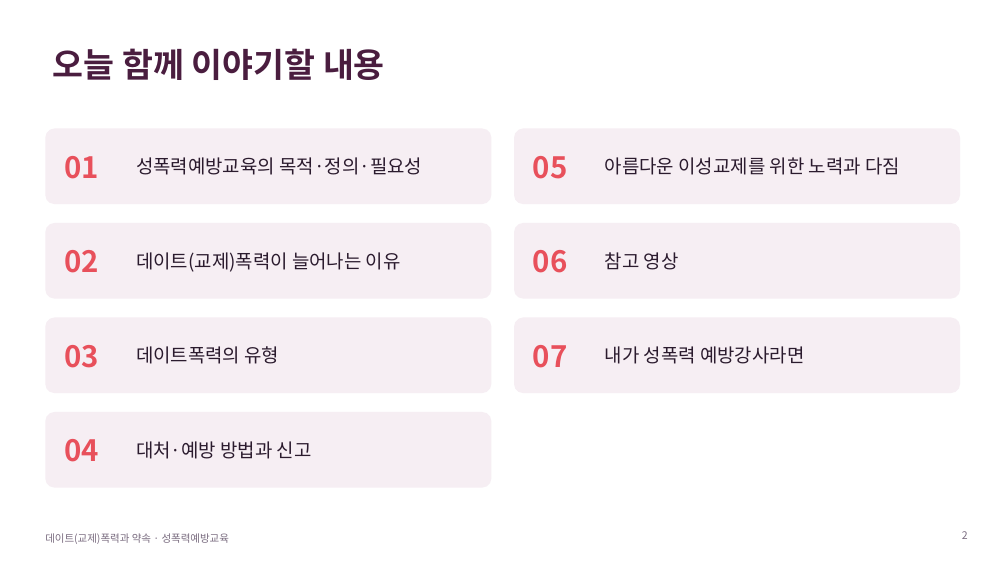
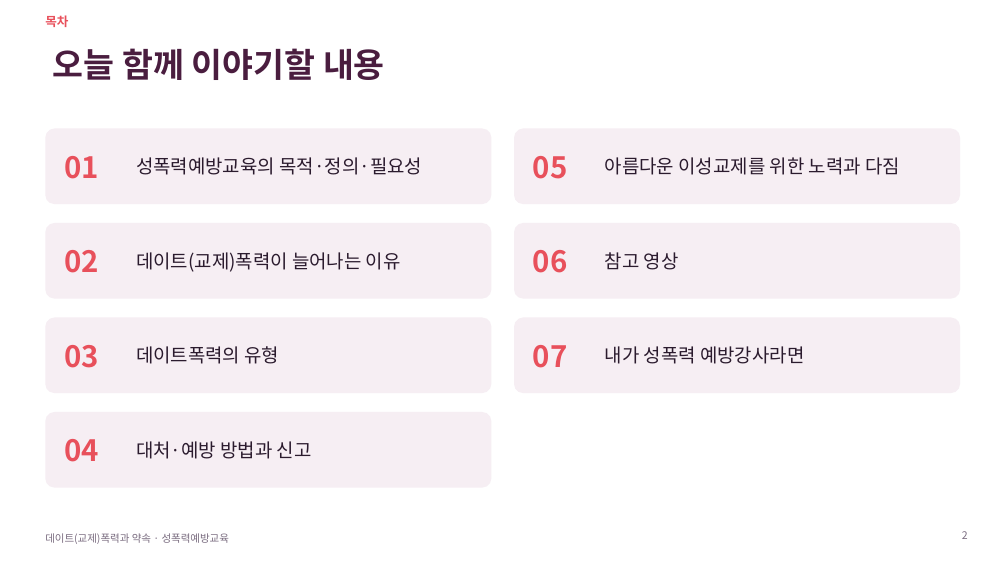
Before and after one commit to ash1234a/security-research-learning, a slide deck: slide 2 of 데이트폭력과_약속.pptx. Drawn at 1008x567 pixels with LibreOffice and Linux fonts; fonts in the diff are those of the drawing. Boxes give left, top, right and bottom in pixels: in the first picture for what was removed or moved away, otherwise in the second. Text is boxed around its words. In the diff, an @@ line names an element or a change of style, - is before the commit and + after.

```diff
--- a/데이트폭력과_약속.pptx
+++ b/데이트폭력과_약속.pptx
@@ text added at bbox=[45, 15, 68, 27], 12 pt, text #E8505B, bold @@
+목차
```
Also in this commit, not shown: 17 other slides changed, 9 slides added, 8 slides removed.
